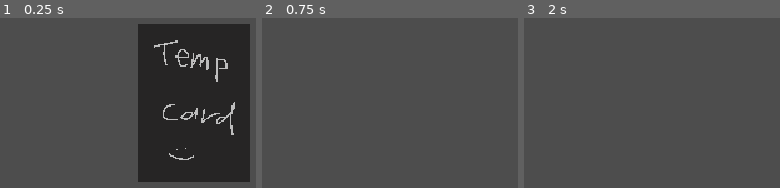
Above: before the commit, frames 1-3 (left to right).
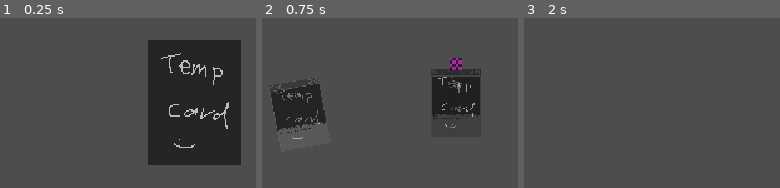
Above: after the commit, the same moments.

Repository: Filkspline/CreatureFeature
Game: Godot game, scene res://scenes/upgrade_card_ui.tscn
Same seed, same stepped clock (60 frames per second), same inputs: the game is played once before the commit and once after it. This scene is started directly instead of the project's main scene.
Inputs (mouse positions are in pixels of both pictures, inside the frame that each line leads up to):
- Up to frame 1 (0.25 s): no input
- Up to frame 2 (0.75 s): tap Enter at 0.5, 0.6 s; move the mouse to (outside the picture) at 0.52 s; hold D (RightP1) from 0.53 s (still down); click (outside the picture) at 0.67 s
- Up to frame 3 (2 s): tap Space (JumpP1) at 0.77, 1.25, 1.52 s; move the mouse to (557, 125) at 1.27 s; release D (RightP1) at 1.28 s; hold S (DownP1) from 1.28 s (still down); tap O (NormalP1) at 1.35 s; click (557, 125) at 1.42 s; tap Enter at 1.55 s

The runs differ from the first frame. In frame 1, 16% of the frame differs, in the area x 53-98%, y 3-97%; in frame 2, 9.5%; in frame 3, nothing differs.
Error before the commit: Invalid assignment of property or key 'currently_highlighted' with value of type 'bool' on a base object of type 'null instance'. (res://scripts/card_hand.gd:8…
Error after the commit: Cannot call method 'get_index' on a previously freed instance. (res://scripts/card_hand.gd:45)

Commit message:
Fleshed out the anims for the cards
Used more tweens for the animations to make the whole thing refined; also started some stuff with shaders, but that should probably be looked at by someone who actually knows how to use them. Bugs are still there, but the known ones have been marked with TODO

Diff:
--- a/scenes/upgrade_card.tscn
+++ b/scenes/upgrade_card.tscn
@@ -2,33 +2,93 @@
 
 [ext_resource type="Texture2D" uid="uid://c8ojo8uo6yhcx" path="res://assets/card_assets/temp_card.png" id="1_62kwj"]
 [ext_resource type="Script" uid="uid://jhexjuiasdka" path="res://scripts/upgrade_card.gd" id="1_ew4bf"]
+[ext_resource type="Texture2D" uid="uid://ddyrpm7n6t5li" path="res://assets/card_assets/Card_DesignNoFlairCorruptionBW.png" id="3_fk0rn"]
 
 [sub_resource type="PlaceholderTexture2D" id="PlaceholderTexture2D_t2dwb"]
+
+[sub_resource type="Animation" id="Animation_0hv3p"]
+length = 0.001
+tracks/0/type = "value"
+tracks/0/imported = false
+tracks/0/enabled = true
+tracks/0/path = NodePath("Control/card_back:scale")
+tracks/0/interp = 1
+tracks/0/loop_wrap = true
+tracks/0/keys = {
+"times": PackedFloat32Array(0),
+"transitions": PackedFloat32Array(1),
+"update": 0,
+"values": [Vector2(1, 0.95333344)]
+}
+tracks/1/type = "value"
+tracks/1/imported = false
+tracks/1/enabled = true
+tracks/1/path = NodePath("Control/card_back/card_front:z_index")
+tracks/1/interp = 1
+tracks/1/loop_wrap = true
+tracks/1/keys = {
+"times": PackedFloat32Array(0),
+"transitions": PackedFloat32Array(1),
+"update": 1,
+"values": [-1]
+}
+
+[sub_resource type="Animation" id="Animation_fk0rn"]
+resource_name = "card_flip"
+length = 0.43333334
+tracks/0/type = "value"
+tracks/0/imported = false
+tracks/0/enabled = true
+tracks/0/path = NodePath("Control/card_back:scale")
+tracks/0/interp = 2
+tracks/0/loop_wrap = true
+tracks/0/keys = {
+"times": PackedFloat32Array(0.03333334, 0.06666668, 0.23333335, 0.4, 0.43333334),
+"transitions": PackedFloat32Array(1, 1, 1, 1, 1),
+"update": 0,
+"values": [Vector2(1, 0.95333344), Vector2(1, 0.95333344), Vector2(0.1, 0.953), Vector2(1, 0.95333344), Vector2(1, 0.95333344)]
+}
+tracks/1/type = "value"
+tracks/1/imported = false
+tracks/1/enabled = true
+tracks/1/path = NodePath("Control/card_back/card_front:z_index")
+tracks/1/interp = 1
+tracks/1/loop_wrap = true
+tracks/1/keys = {
+"times": PackedFloat32Array(0.20000002, 0.26666668),
+"transitions": PackedFloat32Array(1, 1),
+"update": 1,
+"values": [-1, 0]
+}
+
+[sub_resource type="AnimationLibrary" id="AnimationLibrary_0hv3p"]
+_data = {
+&"RESET": SubResource("Animation_0hv3p"),
+&"card_flip": SubResource("Animation_fk0rn")
+}
 
 [node name="UpgradeCard" type="Node2D" unique_id=1225995245]
 script = ExtResource("1_ew4bf")
 
-[node name="Control" type="Control" parent="." unique_id=1645003108]
+[node name="Control" type="Control" parent="." unique_id=1777360103]
 layout_mode = 3
 anchors_preset = 0
-scale = Vector2(0.12, 0.12)
+offset_right = 40.0
+offset_bottom = 40.0
+scale = Vector2(0.1, 0.1)
 size_flags_horizontal = 4
-size_flags_vertical = 6
+size_flags_vertical = 4
 
-[node name="TextureRect" type="TextureRect" parent="Control" unique_id=1066505189]
-layout_mode = 1
-anchors_preset = 8
-anchor_left = 0.5
-anchor_top = 0.5
-anchor_right = 0.5
-anchor_bottom = 0.5
-offset_left = -375.0
-offset_top = -525.0
-offset_right = 375.0
-offset_bottom = 525.0
-grow_horizontal = 2
-grow_vertical = 2
+[node name="card_back" type="Sprite2D" parent="Control" unique_id=2016231307]
+position = Vector2(0, -0.49996185)
+scale = Vector2(1, 0.95333344)
 texture = ExtResource("1_62kwj")
+
+[node name="card_front" type="Sprite2D" parent="Control/card_back" unique_id=602043342]
+z_index = -1
+position = Vector2(0, 0.5244354)
+scale = Vector2(1, 1.0489509)
+texture = ExtResource("3_fk0rn")
 
 [node name="selection_icon" type="TextureRect" parent="Control" unique_id=1030056475]
 visible = false
@@ -38,13 +98,13 @@
 anchor_top = 1.0
 anchor_right = 0.5
 anchor_bottom = 1.0
-offset_left = -90.0
-offset_top = -650.0
-offset_right = 93.33333
-offset_bottom = -466.6667
+offset_left = -110.0
+offset_top = -700.0
+offset_right = 73.33333
+offset_bottom = -516.6667
 grow_horizontal = 2
 grow_vertical = 0
 texture = SubResource("PlaceholderTexture2D_t2dwb")
 
-[connection signal="gui_input" from="Control/TextureRect" to="." method="_on_texture_rect_gui_input"]
-[connection signal="mouse_entered" from="Control/TextureRect" to="." method="_on_texture_rect_mouse_entered"]
+[node name="AnimationPlayer" type="AnimationPlayer" parent="." unique_id=1204356906]
+libraries/ = SubResource("AnimationLibrary_0hv3p")
--- a/scripts/card_hand.gd
+++ b/scripts/card_hand.gd
@@ -15,6 +15,7 @@
 var card_default_rotation : float
 var defaults_set : bool
 var selected_card_idx : int
+var currently_handling_card : bool
 
 ##------------------------------------------------------------------------
 
@@ -44,7 +45,9 @@
 		var hand_ratio = float(card.get_index())/float(self.get_child_count()-1)
 		var destination = hand.global_transform
 
+
 		# Calculates the locations of the card in the hand
+		#destination.origin += Vector2.UP * 450
 		destination.origin.x += spread_curve.sample(hand_ratio) * hand_width
 		destination.origin += height_curve.sample(hand_ratio) * (Vector2.UP * 15)
 
@@ -59,6 +62,7 @@
 	selected_card_idx = 0
 
 func _input(event: InputEvent) -> void:
+	# TODO handle fix for when inputting a movement action after selection has been made
 	# Handles the input for the ui menu, god help us all
 	if event is InputEventMouseButton or event is InputEventMouseMotion:
 		Input.mouse_mode = Input.MOUSE_MODE_VISIBLE
@@ -98,24 +102,34 @@
 				hand.get_child(selected_card_idx)._handle_highlight()
 
 	elif event is InputEventJoypadMotion:
+		#TODO handle controller stick selection, needs a cursor sprite
 		Input.mouse_mode = Input.MOUSE_MODE_VISIBLE
 	else:
 		pass
 
 	if event is InputEventJoypadButton:
 		if event.button_index == JOY_BUTTON_A:
-			_handle_clicked_card()
+			if currently_handling_card == false:
+				_handle_clicked_card()
 	elif event is InputEventKey:
 		if event.keycode == KEY_ENTER or event.keycode == KEY_SPACE:
-			_handle_clicked_card()
+			if currently_handling_card == false:
+				_handle_clicked_card()
 
 
 func _handle_clicked_card():
 	var highlighted_card : Node2D
+	currently_handling_card = true
 	for card in hand.get_children():
 		if card.currently_highlighted == false:
-			hand.remove_child(card)
-			card.queue_free()
+			#card._handle_shader()
+			var tween = create_tween()
+			tween.tween_property(card, "scale", Vector2(0.01, 0.01), 0.5)
+			tween.parallel().tween_property(card, "modulate", Color.TRANSPARENT, 0.5)
+			tween.tween_callback(card.queue_free)
+			#await get_tree().create_timer(0.5).timeout
+			#hand.remove_child(card)
+			#card.queue_free()
 		else:
 			highlighted_card = card
 	# Handles moving the selected card to the center of the screen,
@@ -123,4 +137,5 @@
 	var tween = create_tween()
 	tween.tween_property(highlighted_card, "transform", card_default_transform, 0.4)
 	tween.parallel().tween_property(highlighted_card, "rotation", card_default_rotation, 0.4)
+	tween.parallel().tween_property(highlighted_card, "scale", Vector2(2.0, 2.0), 0.4)
 	# TODO to handle vfx if wanted or any other processes do so after the above code
--- /dev/null
+++ b/scripts/card_tear.gdshader
@@ -0,0 +1,131 @@
+shader_type canvas_item;
+
+uniform sampler2D SCREEN_TEXTURE : hint_screen_texture, filter_linear_mipmap;
+
+uniform vec2 rect_size = vec2(500.0, 500.0);
+uniform vec2 ball_pos = vec2(0.5, 0.5);
+
+uniform float ball_core_radius : hint_range(0.0, 0.5) = 0.06;
+uniform float ball_glow_radius : hint_range(0.0, 0.5) = 0.3;
+
+uniform vec3 core_color : source_color = vec3(0.0, 0.0, 0.0);
+uniform vec3 rim_color : source_color = vec3(0, 0, 0);
+uniform vec3 trail_color : source_color = vec3(0, 0, 0);
+
+uniform float tear_strength : hint_range(0.0, 0.1) = 0.02;
+uniform float tear_band_count : hint_range(10.0, 300.0) = 40.0;
+uniform float tear_radius : hint_range(0.02, 0.6) = 0.4;
+uniform float tear_falloff : hint_range(0.5, 20.0) = 5.0;
+uniform float flicker_speed : hint_range(1.0, 30.0) = 18.0;
+
+uniform float chrom_strength : hint_range(0.0, 0.05) = 0.019;
+uniform float crack_amount : hint_range(0.0, 1.0) = 0.0;
+
+uniform float trail_length : hint_range(0.0, 1.0) = 0.4;
+uniform float trail_height : hint_range(1.0, 30.0) = 4.0;
+
+uniform float fade_start : hint_range(0.0, 0.6) = 0.35;
+uniform float fade_end : hint_range(0.0, 0.8) = 0.65;
+
+// --- CRT-matching params. KEEP THESE IN SYNC with your CRT shader's current values. ---
+uniform float crt_curvature : hint_range(0.0, 0.3) = 0.008;
+uniform float crt_scanline_intensity : hint_range(0.0, 1.0) = 0.06;
+uniform float crt_scanline_count : hint_range(100.0, 800.0) = 650.0;
+uniform float crt_vignette_size : hint_range(0.0, 2.0) = 0.12;
+uniform float crt_brightness : hint_range(0.5, 2.0) = 1.04;
+uniform float crt_contrast : hint_range(0.5, 2.0) = 1.03;
+uniform float crt_saturation : hint_range(0.0, 2.0) = 1.04;
+uniform float crt_flicker : hint_range(0.0, 0.03) = 0.0015;
+uniform float crt_noise_amount : hint_range(0.0, 0.05) = 0.03;
+
+float random(vec2 uv) {
+	return fract(sin(dot(uv.xy, vec2(12.9898, 78.233))) * 43758.5453);
+}
+
+// Same barrel-warp math as the CRT shader, so this patch samples the
+// same screen pixels the CRT shader would have sampled at this UV.
+vec2 apply_curvature(vec2 uv) {
+	vec2 curved_uv = uv * 2.0 - 1.0;
+	curved_uv *= 1.0 + crt_curvature * (curved_uv.yx * curved_uv.yx);
+	curved_uv = curved_uv * 0.5 + 0.5;
+	return curved_uv;
+}
+
+// Reapplies just the procedural (non-warping) parts of the CRT look,
+// so this patch matches the surrounding CRT'd screen exactly.
+vec3 reapply_crt_style(vec3 base_color, vec2 screen_uv) {
+	vec3 c = base_color;
+
+	float scanline = sin(screen_uv.y * crt_scanline_count) * 0.5 + 0.5;
+	c *= mix(1.0, scanline, crt_scanline_intensity);
+
+	float vignette = 1.0 - length((screen_uv - 0.5) * crt_vignette_size * 2.0);
+	c *= clamp(vignette, 0.0, 1.0);
+
+	c = (c - 0.5) * crt_contrast + 0.5;
+	c *= crt_brightness;
+	float gray = dot(c, vec3(0.299, 0.587, 0.114));
+	c = mix(vec3(gray), c, crt_saturation);
+
+	c *= 1.0 - (random(vec2(TIME, 0.0)) * crt_flicker);
+	c += random(screen_uv * TIME) * crt_noise_amount;
+
+	return c;
+}
+
+void fragment() {
+	vec2 uv = UV;
+
+	float aspect = rect_size.y / rect_size.x;
+	vec2 diff = uv - ball_pos;
+	diff.x /= aspect;
+	float dist = length(diff);
+
+	float tear_influence = smoothstep(tear_radius, 0.0, dist);
+	tear_influence = pow(tear_influence, tear_falloff * 0.2);
+
+	float band = floor(uv.y * tear_band_count);
+	float band_rand = random(vec2(band, floor(TIME * flicker_speed)));
+	float offset = (band_rand - 0.5) * 2.0 * tear_strength * tear_influence;
+
+	// Curvature applied once, up front — everything downstream (tear
+	// offset, chromatic split, background sample) now reads from the
+	// same warped coordinate space the CRT shader uses.
+	vec2 screen_uv = apply_curvature(SCREEN_UV);
+	vec2 tear_uv = screen_uv + vec2(offset, 0.0);
+
+	float chrom = chrom_strength * tear_influence;
+	vec3 color;
+	color.r = texture(SCREEN_TEXTURE, tear_uv + vec2(chrom, 0.0)).r;
+	color.g = texture(SCREEN_TEXTURE, tear_uv).g;
+	color.b = texture(SCREEN_TEXTURE, tear_uv - vec2(chrom, 0.0)).b;
+
+	float crack_noise = random(vec2(band, uv.x * 50.0));
+	float crack_mask = step(1.0 - crack_amount * tear_influence, crack_noise) * tear_influence;
+	color = mix(color, trail_color, crack_mask * 0.6);
+
+	float trail = 0.0;
+	if (uv.x < ball_pos.x) {
+		float trail_dist = ball_pos.x - uv.x;
+		trail = exp(-trail_dist / max(trail_length, 0.001)) * exp(-abs(diff.y) * trail_height);
+	}
+	color += trail_color * trail * 0.5;
+
+	float glow = 1.0 - smoothstep(0.0, ball_glow_radius, dist);
+	color += rim_color * glow * 0.8;
+
+	float core = 1.0 - smoothstep(ball_core_radius * 0.3, ball_core_radius, dist);
+	color = mix(color, core_color, core);
+
+	float core_add = 1.0 - smoothstep(0.0, ball_core_radius * 1.5, dist);
+	color += core_color * core_add * 0.5;
+
+	float edge_fade = 1.0 - smoothstep(fade_start, fade_end, dist);
+
+	vec3 raw_bg = texture(SCREEN_TEXTURE, screen_uv).rgb;
+	raw_bg = reapply_crt_style(raw_bg, screen_uv);
+
+	color = mix(raw_bg, color, edge_fade);
+
+	COLOR = vec4(color, 1.0);
+}
--- a/scripts/upgrade_card.gd
+++ b/scripts/upgrade_card.gd
@@ -1,17 +1,20 @@
 extends Node2D
 
 @onready var selection_icon = $Control/selection_icon
+@onready var anim_player = $AnimationPlayer
 @onready var parent_node = self.get_parent()
 
 var currently_highlighted : bool
+var is_flipped : bool
 
 func _ready() -> void:
 	selection_icon.hide()
+	self.material = null
 
 
-func _on_texture_rect_mouse_entered() -> void:
-	currently_highlighted = true
-	_handle_highlight()
+#func _on_texture_rect_mouse_entered() -> void:
+#	currently_highlighted = true
+#	_handle_highlight()
 
 
 func _handle_highlight() -> void:
@@ -21,12 +24,21 @@
 				card.currently_highlighted = false
 				card.selection_icon.hide()
 		selection_icon.show()
+		if !is_flipped:
+			anim_player.play("card_flip")
+			is_flipped = true
+		else:
+			pass
 	else:
 		selection_icon.hide()
 
 # TODO change to handle being the currently selected card
-func _on_texture_rect_gui_input(event: InputEvent) -> void:
+#func _on_texture_rect_gui_input(event: InputEvent) -> void:
 	# TODO This will need to be edited to handle controller input eventually
-	if event is InputEventMouseButton:
-		if event.button_index == MOUSE_BUTTON_LEFT and event.pressed:
-			parent_node._handle_clicked_card()
+#	if event is InputEventMouseButton:
+#		if event.button_index == MOUSE_BUTTON_LEFT and event.pressed:
+#			parent_node._handle_clicked_card()
+
+# TODO This should handle the shader stuff if we decide to do that
+#func _handle_shader() -> void:
+#	self.material.get_shader_parameter("rect_size", Vector2(0, 500))
Binary file added: assets/card_assets/Card_DesignNoFlairCorruptionBW.png
Not shown, added: assets/card_assets/Card_DesignNoFlairCorruptionBW.png.import
Not shown, added: scripts/card_tear.gdshader.uid
